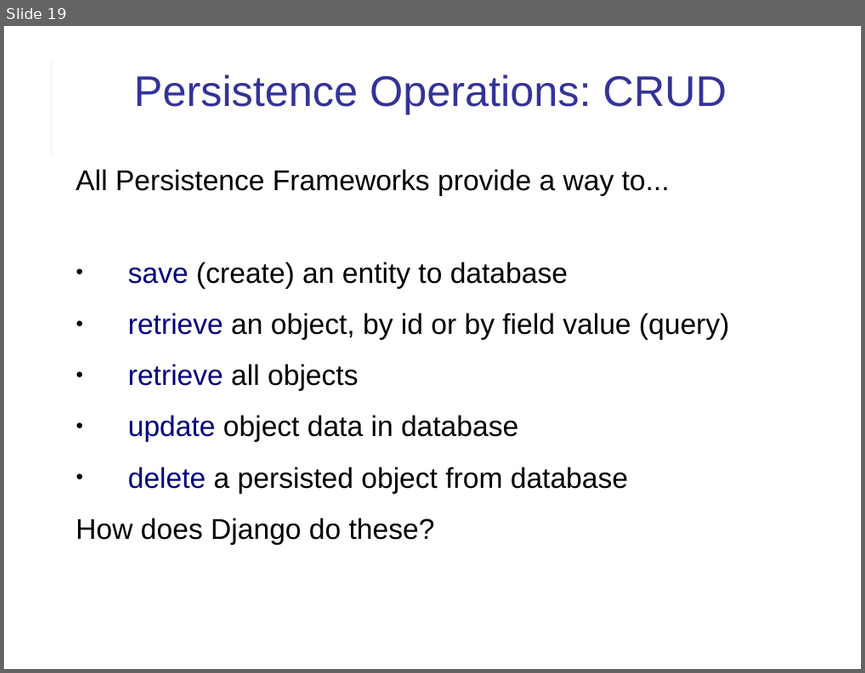
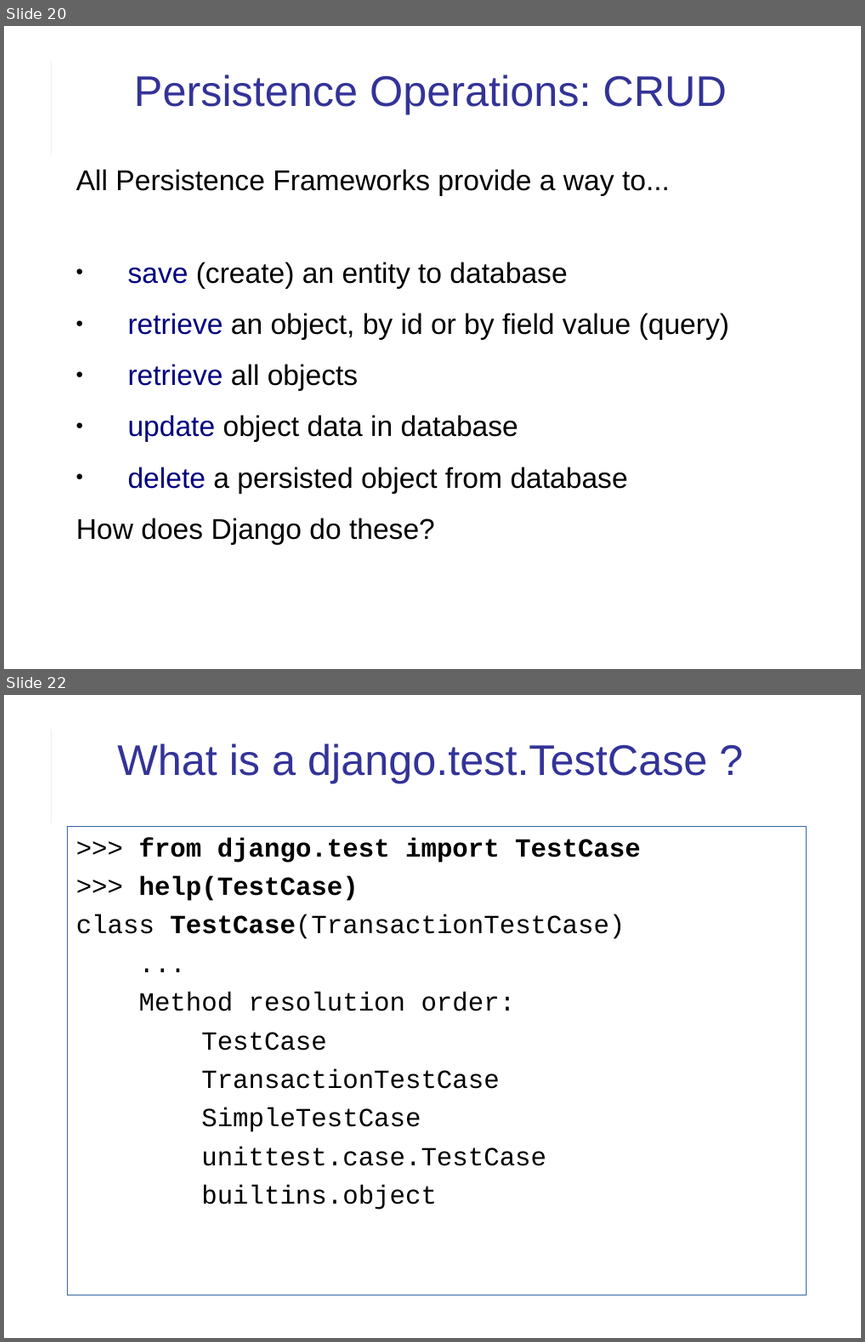
Before and after one commit to cpske/ISP, a slide deck: web/Django-review-1.ppt. Shown one above the other, each under a label of ours: slide 19 before the commit, slides 20 and 22 after it; the slides between them are not shown. The pictures are 865x673 and 865x1342 pixels, drawn with LibreOffice and Linux fonts; fonts in the diff are those of the drawing. Boxes give left, top, right and bottom in pixels: in the first picture for what was removed or moved away, otherwise in the second. Text is boxed around its words. In the diff, an @@ line names an element or a change of style, - is before the commit and + after.

```diff
--- a/web/Django-review-1.ppt
+++ b/web/Django-review-1.ppt
@@ slide 22 added at <box>4,695,861,1338</box>, background #FFFFFF; not listed: 2 template elements that a slide beside it also shows @@
@@ title added at <box>117,743,707,783</box>, 36 pt, text #333399 @@
+What is a django.test.TestCase ?
@@ text added at <box>68,826,806,1295</box>, outline #3465A4 0.74 pt, 22 pt, text #000000 @@
+>>> from django.test import TestCase
+>>> help(TestCase)
+class TestCase(TransactionTestCase)
+...
+Method resolution order:
+TestCase
+TransactionTestCase
+SimpleTestCase
+unittest.case.TestCase
+builtins.object
@@ what was slide 19 is now slide 20 @@
```
Also in this commit, not shown: 4 slides changed, 6 other slides added, 3 other files.
